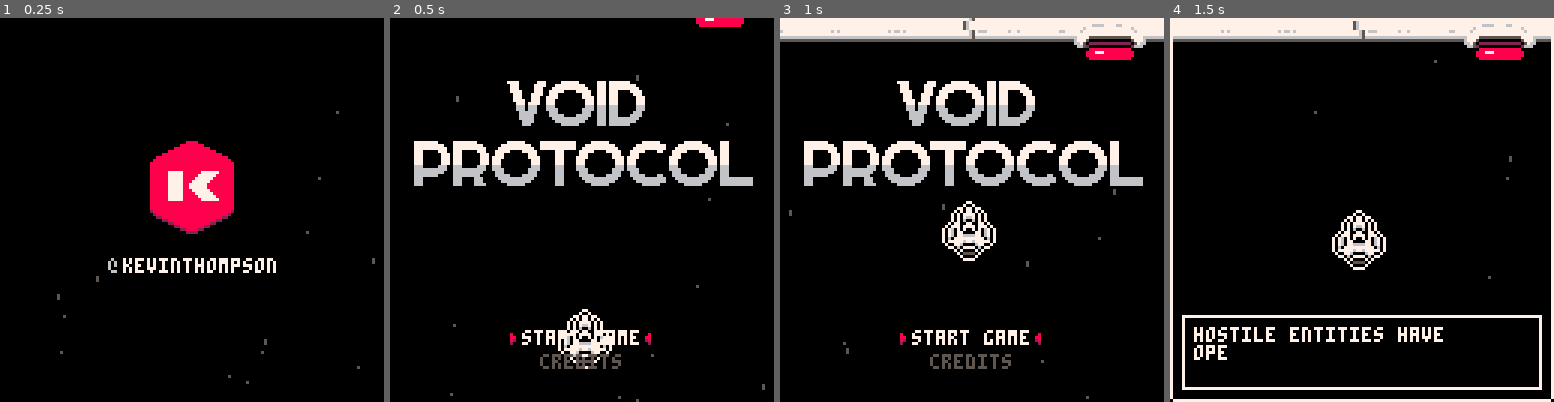
Above: before the commit, frames 1-4 (left to right).
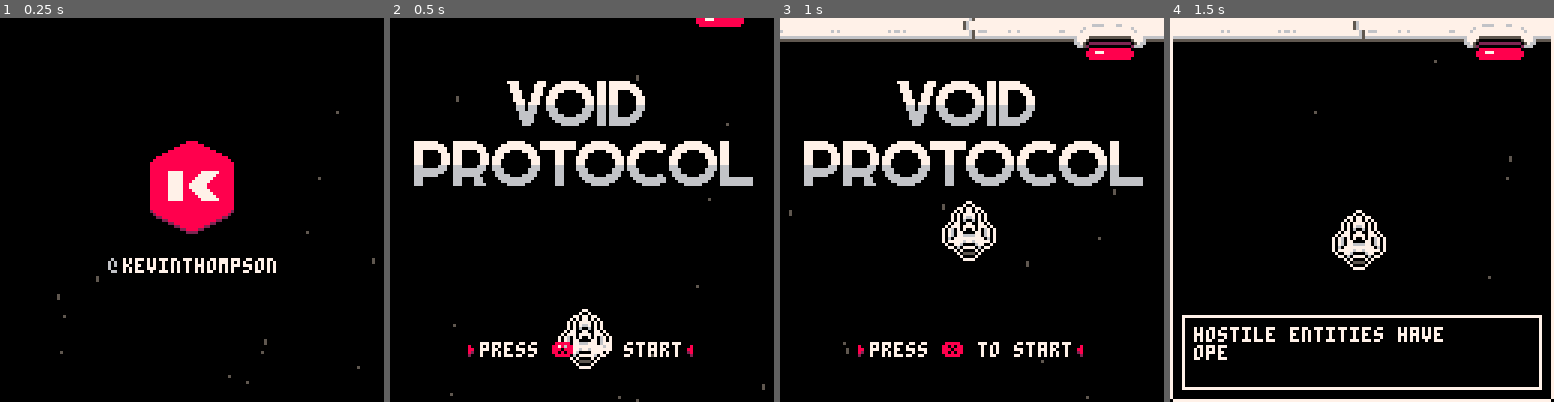
Above: after the commit, the same moments.

Repository: kevinthompson/void-protocol-p8
Game: PICO-8 cartridge void-protocol.p8
The game is run twice, just before and just after one commit, with the same random seed, the same clock (stepped at 60 frames per second) and the same inputs.
Inputs:
- Up to frame 1 (0.25 s): no input
- Up to frame 2 (0.5 s): tap X (X key) at 0.33 s
- Up to frame 3 (1 s): tap O (Z key) at 0.7 s
- Up to frame 4 (1.5 s): tap X (X key) at 1.07 s

Frame 1 is identical in both runs. In frame 2, 1.7% of the frame differs, in the area x 20-79%, y 81-92%; in frame 3, 1.8%; in frame 4, nothing differs.

Commit message:
be more specific about controls on title page

Diff:
--- a/scripts/scenes/title.lua
+++ b/scripts/scenes/title.lua
@@ -16,34 +16,39 @@
       y = previous_scene != scenes.credits and -32 or -8
     }):animate({ y = -8 }, 30, easeoutquad)
 
-    add(menu_items, {
-      "start game",
-      function()
-        if tutorial_complete then
-          music(player.projectile.charged and 7 or 1, 500)
-          start_time = t()
-          load_scene "transition"
-        else
-          load_scene "tutorial"
-        end
-      end
-    })
-
     if tutorial_complete then
-      add(menu_items, {
-        "tutorial",
-        function()
-          load_scene "tutorial"
-        end
-      })
+      menu_items = {
+        {
+          "start game",
+          function()
+            music(player.projectile.charged and 7 or 1, 500)
+            start_time = t()
+            load_scene "transition"
+          end
+        },
+        {
+          "tutorial",
+          function()
+            load_scene "tutorial"
+          end
+        },
+        {
+          "credits",
+          function()
+            load_scene "credits"
+          end
+        }
+      }
+    else
+      menu_items = {
+        {
+          "press    to start",
+          function()
+            load_scene "tutorial"
+          end
+        }
+      }
     end
-
-    add(menu_items, {
-      "credits",
-      function()
-        load_scene "credits"
-      end
-    })
   end,
 
   update = function(self)
@@ -76,9 +81,13 @@
       print_centered(item[1], y, selected and 7 or 5)
 
       if selected then
-        spr(11, 64 - ceil(#item[1] / 2) * 5 - 4, y)
-        spr(11, 64 + ceil(#item[1] / 2) * 5 - 5, y, 1, 1, true)
+        spr(11, 54 - flr((#item[1] * 4) / 2), y)
+        spr(11, 65 + flr((#item[1] * 4) / 2), y, 1, 1, true)
       end
+    end
+
+    if not tutorial_complete then
+      ? "❎", 54, 108, 8
     end
   end
 })
--- a/void-protocol.p8
+++ b/void-protocol.p8
@@ -59,10 +59,10 @@
 
 __gfx__
 bbbbbbbbbbbbbbbbbbbbbbbbbbbbbbbbbbbbbbfbfbbbbbbb777777666677776677777777bbbbbbbbbbbbbbbbbbbbbbbbbbbbbbbbbbbbbbbbbbbbbbbbbbbbbbbb
-bbbbbbbbbbbbbbbbbbbbbbbbbbbbbbbbbbbbbbbfbbbbbbbb777677777777777777767777b22222222222222bbbbbb8bbbbbbbbbbbbbbbbbbbbbbbbbbbbbbbbbb
-bb7bb7bbbbbbbbbb7bbbbbb7bbbbbbbbbbbbbbb77bbbbbbb7767777777777777777767772000000000000002bbbbb88bbb5b5bbbbbbbbbbbb5b5bbbbb2b2bbbb
-bbb77bbbbbbbbbb707bbbb707bbbbbbbbbbbbb7007bbbbbb7777777777777777777777770888888888888880bbbbb82bbb555bbbbbbbbbbb56565bbb27282bbb
-bbb77bbbbbbbbb70707bb70707bbbbbbbbbbb70ee07bbbbb6777755555555555555777768887778888888888bbbbb2bbb55555bbbbbbbbbb56665bbb28882bbb
+bbbbbbbbbbbbbbbbbbbbbbbbbbbbbbbbbbbbbbbfbbbbbbbb777677777777777777767777b22222222222222bbbbbbb8bbbbbbbbbbbbbbbbbbbbbbbbbbbbbbbbb
+bb7bb7bbbbbbbbbb7bbbbbb7bbbbbbbbbbbbbbb77bbbbbbb7767777777777777777767772000000000000002bbbbbb88bb5b5bbbbbbbbbbbb5b5bbbbb2b2bbbb
+bbb77bbbbbbbbbb707bbbb707bbbbbbbbbbbbb7007bbbbbb7777777777777777777777770888888888888880bbbbbb82bb555bbbbbbbbbbb56565bbb27282bbb
+bbb77bbbbbbbbb70707bb70707bbbbbbbbbbb70ee07bbbbb6777755555555555555777768887778888888888bbbbbb2bb55555bbbbbbbbbb56665bbb28882bbb
 bb7bb7bbbbbbbb70707ee70707bbbbbbbbbbb70ee07bbbbb6777500000000000000577768888888888888888bbbbbbbbb55555bbbbbbbbbbb565bbbbb282bbbb
 bbbbbbbbbbbbbb7070e00e0707bbbbbbbbbb70eeee07bbbb66750bbbbbbbbbbbbbb05766b88888888888888bbbbbbbbbbb555bbbbbbbbbbbbb5bbbbbbb2bbbbb
 bbbbbbbbbbbbb70770077007707bbbbbbbbb70e00e07bbbbb665bbbbbbbbbbbbbbbb666bbbbbbbbbbbbbbbbbbbbbbbbbbbbbbbbbbbbbbbbbbbbbbbbbbbbbbbbb
